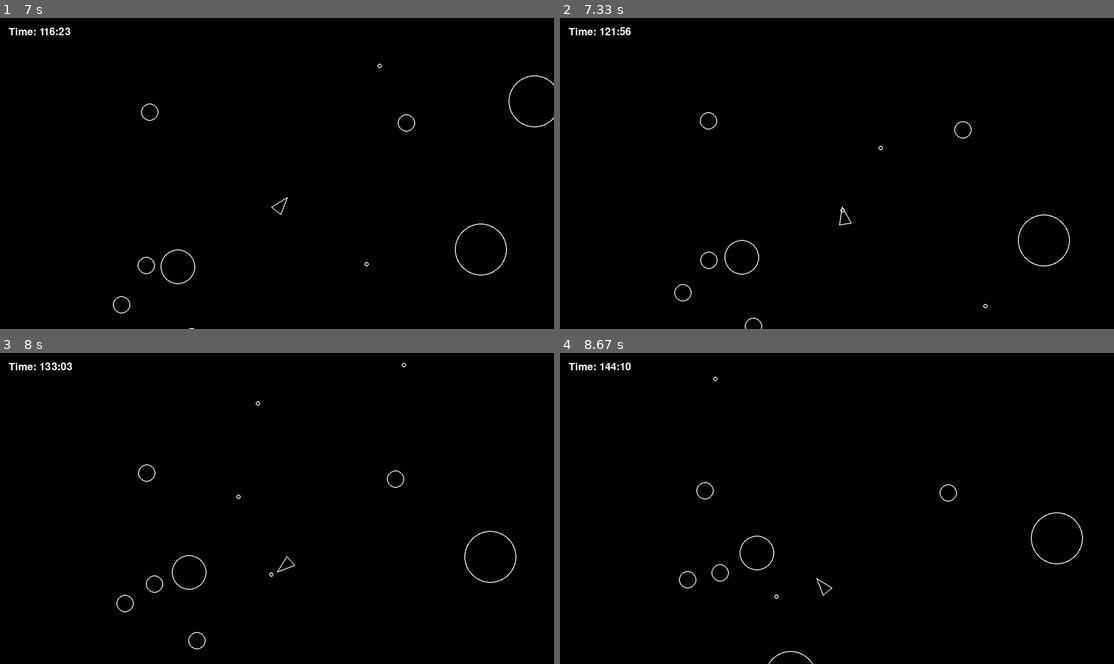
Above: before the commit, frames 1-4 (two rows, left to right).
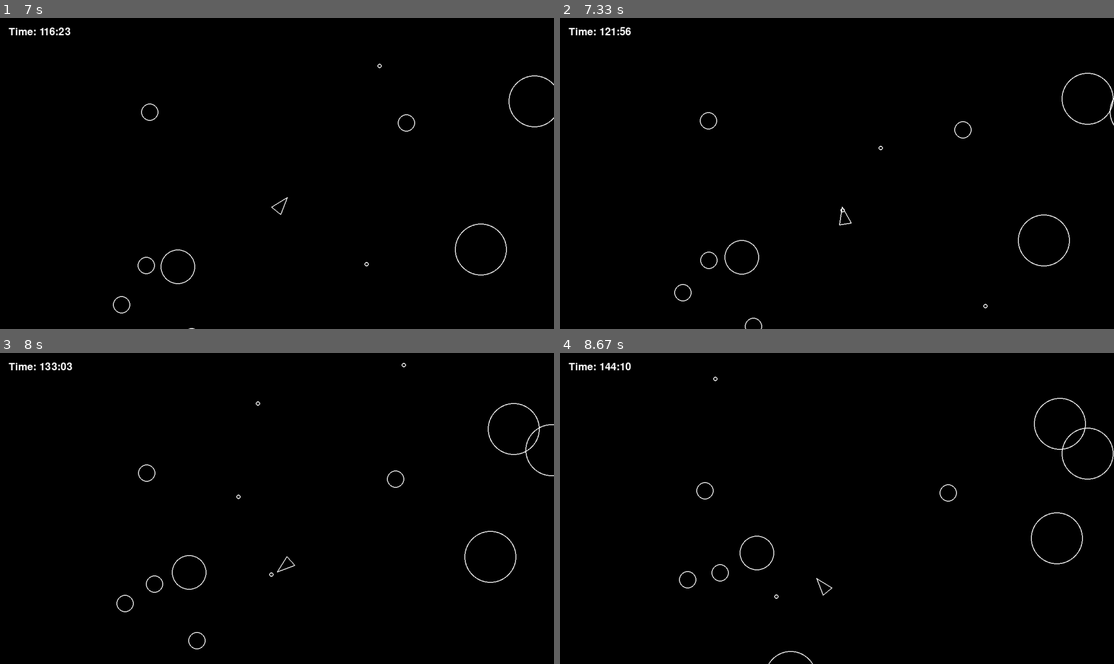
Above: after the commit, the same moments.

Repository: TobiasPartzsch/asteroids-game
Game: pygame game, started from main.py
The game is run twice, just before and just after one commit, with the same random seed, the same clock (stepped at 60 frames per second) and the same inputs.
Inputs:
- Up to frame 1 (7 s): tap Space at 0.33, 0.73, 1.03, 1.23, 1.57, 1.87, 2.07, 2.37, 2.63, 2.97, 3.27, 3.4, 3.8, 4.1, 4.47, 4.87, 5.17, 5.37, 5.67, 5.87, 6.2, 6.5, 6.7 s; hold D 0.67-1.13 s; hold W 1.17-1.47 s; hold D 1.5-1.97 s; hold A 2-2.53 s; hold S 2.57-2.87 s; hold A 2.9-3.3 s; hold W 3.33-3.7 s; hold D 3.73-4.37 s; hold S 4.4-4.77 s; hold A 4.8-5.27 s; hold D 5.3-5.77 s; hold W 5.8-6.1 s; hold D 6.13-6.6 s; hold A from 6.63 s (still down)
- Up to frame 2 (7.33 s): tap Space at 7, 7.27 s; release A at 7.17 s; hold S from 7.2 s (still down)
- Up to frame 3 (8 s): release S at 7.5 s; hold A 7.53-7.93 s; tap Space at 7.6, 7.9 s; hold W from 7.97 s (still down)
- Up to frame 4 (8.67 s): tap Space at 8.03, 8.43 s; release W at 8.33 s; hold D from 8.37 s (still down)

Frame 1 is identical in both runs. In frame 2, 0.1% of the frame differs, in the area x 90-100%, y 17-35%; in frame 3, 0.2%; in frame 4, 0.3%, in the area x 85-100%, y 14-41%.

Commit message:
deactivate asteroid collision with each other for now

Diff:
--- a/constants.py
+++ b/constants.py
@@ -6,7 +6,7 @@
 ASTEROID_SPAWN_RATE = 0.8  # seconds
 ASTEROID_SPAWN_RATE_INCREASE = 0  # divisor for current time, default 60 no increase if 0
 ASTEROID_MAX_RADIUS = ASTEROID_MIN_RADIUS * ASTEROID_SIZES
-ASTEROID_COLLISION = True
+ASTEROID_COLLISION = False
 
 PLAYER_RADIUS = 20
 PLAYER_TURN_SPEED = 300
